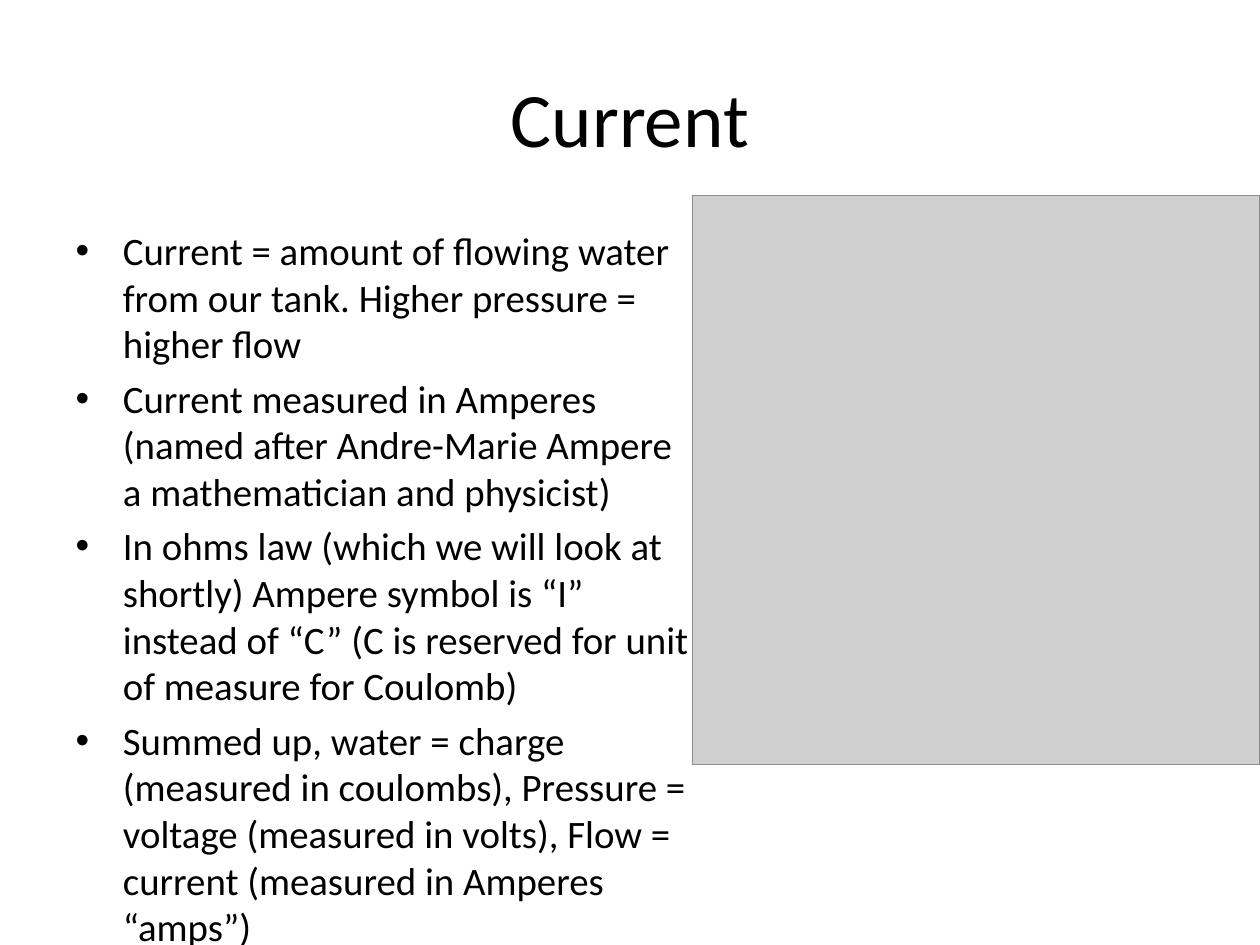
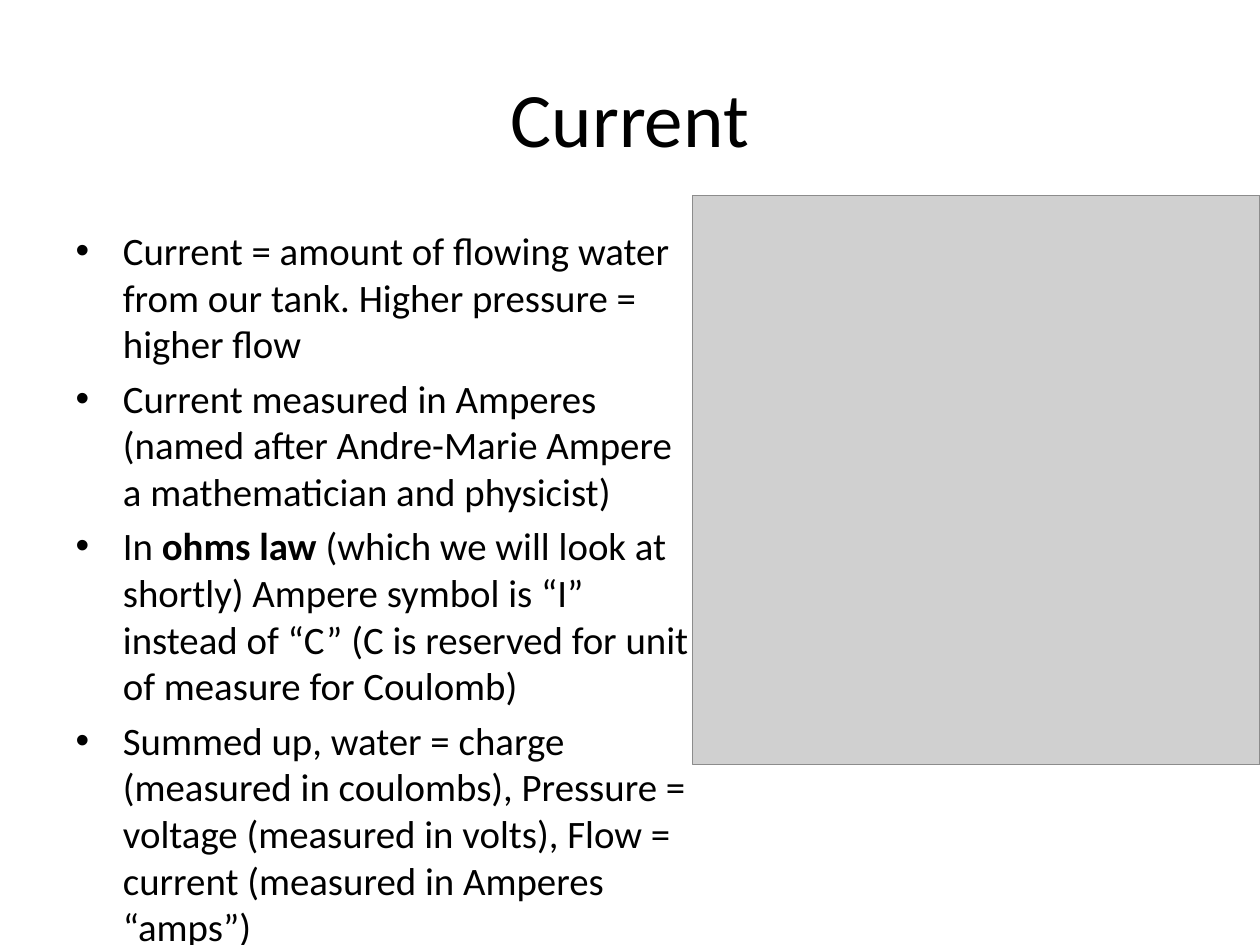
Before and after one commit to danieljayB/Arduino-Course, a slide deck: slide 6 of Weeks/Week 2/voltage, current, resistence.pptx. Drawn at 1260x945 pixels with LibreOffice and Linux fonts; fonts in the diff are those of the drawing; grey boxes stand for pictures. Boxes give left, top, right and bottom in pixels: in the first picture for what was removed or moved away, otherwise in the second. Text is boxed around its words. In the diff, an @@ line names an element or a change of style, - is before the commit and + after.

```diff
--- a/Weeks/Week 2/voltage, current, resistence.pptx
+++ b/Weeks/Week 2/voltage, current, resistence.pptx
@@ text at box(123, 531, 689, 705): bold on in "ohms law" @@
```
Also in this commit, not shown: 1 other slide changed, 5 slides added.
